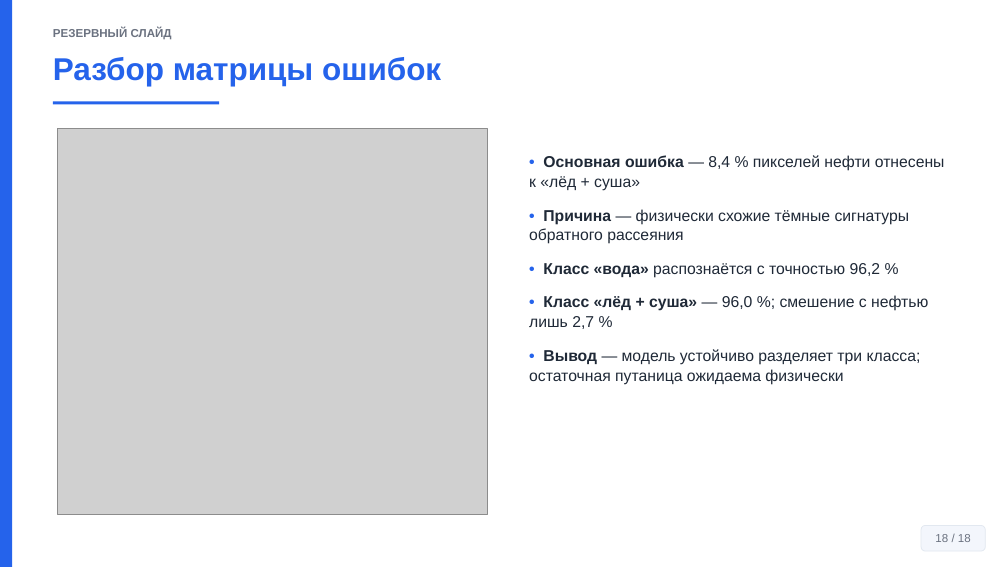
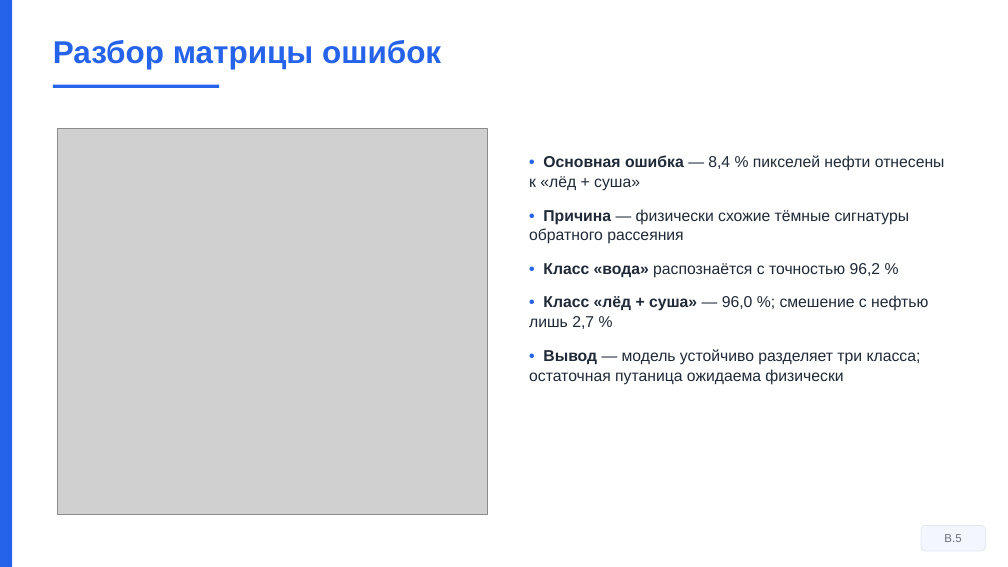
Before and after one commit to Confucius-hub/spbu_db_hw, a slide deck: slide 19 of thesis/vkr_final/Презентация_Финал_Байханов_2026.pptx (slide 18 before the commit). Drawn at 1008x567 pixels with LibreOffice and Linux fonts; fonts in the diff are those of the drawing; grey boxes stand for pictures. Boxes give left, top, right and bottom in pixels: in the first picture for what was removed or moved away, otherwise in the second. Text is boxed around its words. In the diff, an @@ line names an element or a change of style, - is before the commit and + after.

```diff
--- a/thesis/vkr_final/Презентация_Финал_Байханов_2026.pptx
+++ b/thesis/vkr_final/Презентация_Финал_Байханов_2026.pptx
@@ text removed at <box>53,28,172,39</box> @@
-РЕЗЕРВНЫЙ СЛАЙД
@@ text "Разбор матрицы ошибок": place and size @@
-text "Разбор матрицы ошибок" at <box>53,57,441,86</box>
+text "Разбор матрицы ошибок" at <box>53,40,441,69</box>
@@ rectangle: place and size @@
-rectangle at <box>53,101,219,104</box>
+rectangle at <box>53,85,219,88</box>
@@ text in rounded rectangle at <box>944,534,961,542</box>: text changed @@
-18 / 18
+В.5
```
Also in this commit, not shown: 15 other slides changed, 3 slides added, 1 slide removed, 5 other files.
